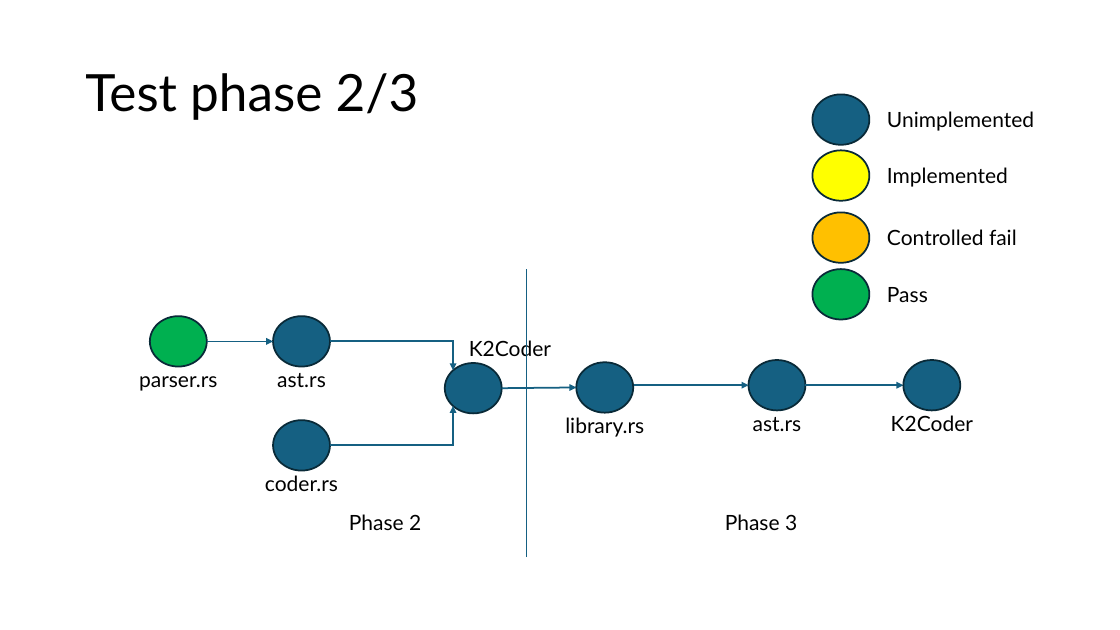
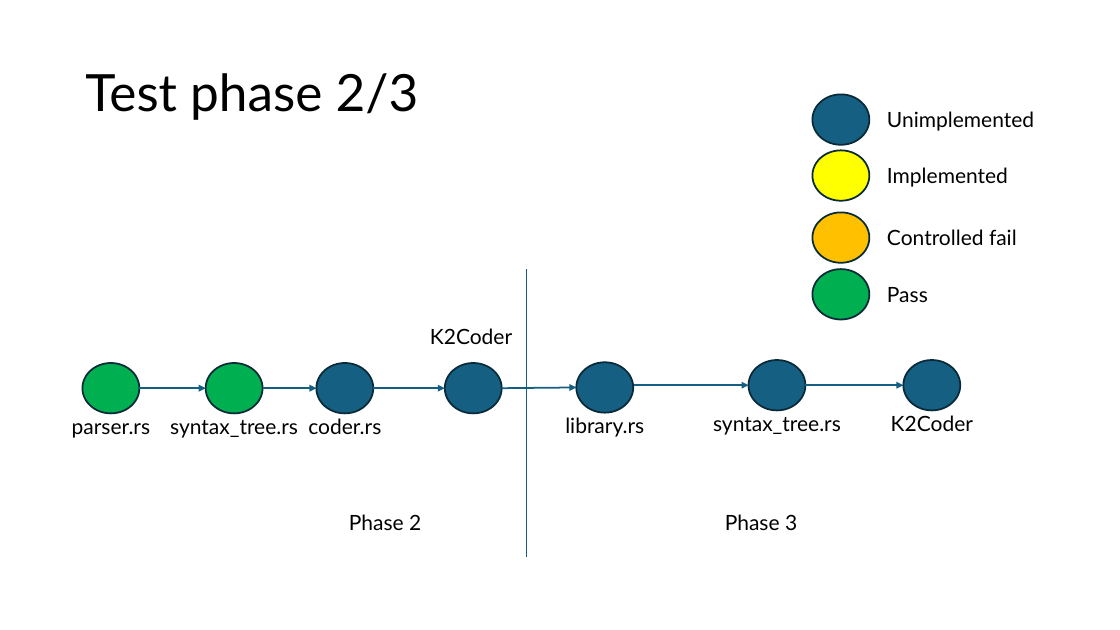
Before and after one commit to icon-sw/KappaLibrary, a slide deck: slide 7 of doc/K2Projectpptx.pptx. Drawn at 1120x630 pixels with LibreOffice and Linux fonts; fonts in the diff are those of the drawing. Boxes give left, top, right and bottom in pixels: in the first picture for what was removed or moved away, otherwise in the second. Text is boxed around its words. In the diff, an @@ line names an element or a change of style, - is before the commit and + after.

Commit message:
Test for Syntax Tree finish

```diff
--- a/doc/K2Projectpptx.pptx
+++ b/doc/K2Projectpptx.pptx
@@ text "K2Coder" rewrapped from <box>469,337,551,360</box> to <box>430,328,512,344</box> @@
@@ elbow arrow removed from (330, 341) to (453, 371) @@
@@ ellipse: place and size @@
-ellipse at <box>150,316,207,366</box>
+ellipse at <box>82,363,139,413</box>
@@ arrow moved from (207, 341) - (273, 341) to (139, 388) - (206, 388) @@
@@ ellipse: place and size @@
-ellipse at <box>273,316,330,366</box>
+ellipse at <box>206,363,263,413</box>
@@ ellipse at <box>206,363,263,413</box>: fill #156082 to #00B050 @@
@@ arrow added from (263, 388) to (317, 388), #156082 1.5 pt @@
@@ ellipse: place and size @@
-ellipse at <box>273,420,330,471</box>
+ellipse at <box>317,363,374,413</box>
@@ arrow added from (373, 388) to (445, 388), #156082 1.5 pt @@
@@ text "parser.rs": place and size @@
-text "parser.rs" at <box>139,376,217,391</box>
+text "parser.rs" at <box>72,423,150,438</box>
@@ text "coder.rs": place and size @@
-text "coder.rs" at <box>265,475,338,491</box>
+text "coder.rs" at <box>308,418,381,434</box>
@@ elbow arrow removed from (330, 445) to (453, 406) @@
@@ text at <box>713,417,841,435</box>: text changed @@
-ast.rs
+syntax_tree.rs
@@ text at <box>170,420,298,438</box>: text changed @@
-ast.rs
+syntax_tree.rs
```
Also in this commit, not shown: 5 other files.
